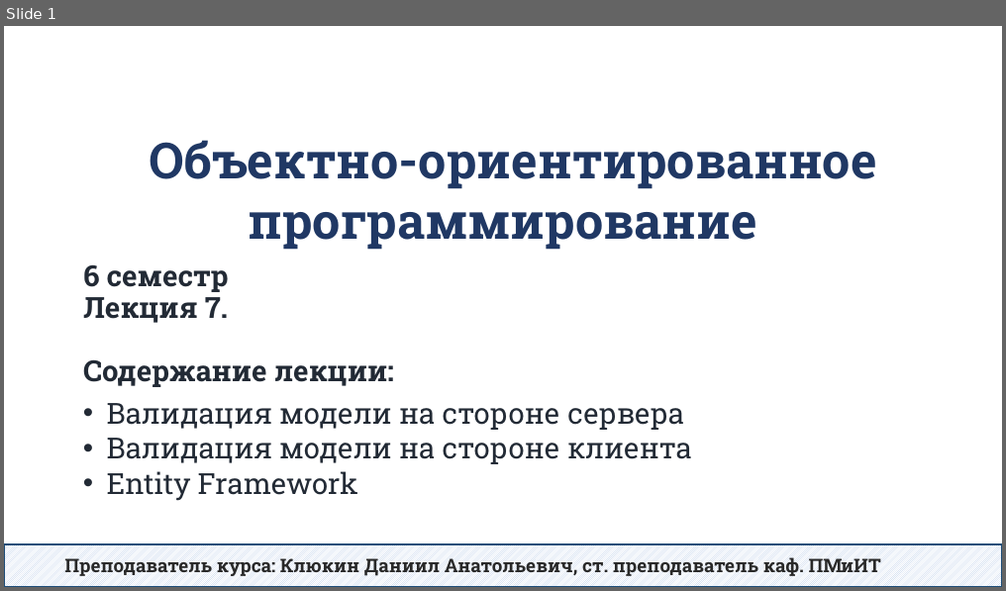
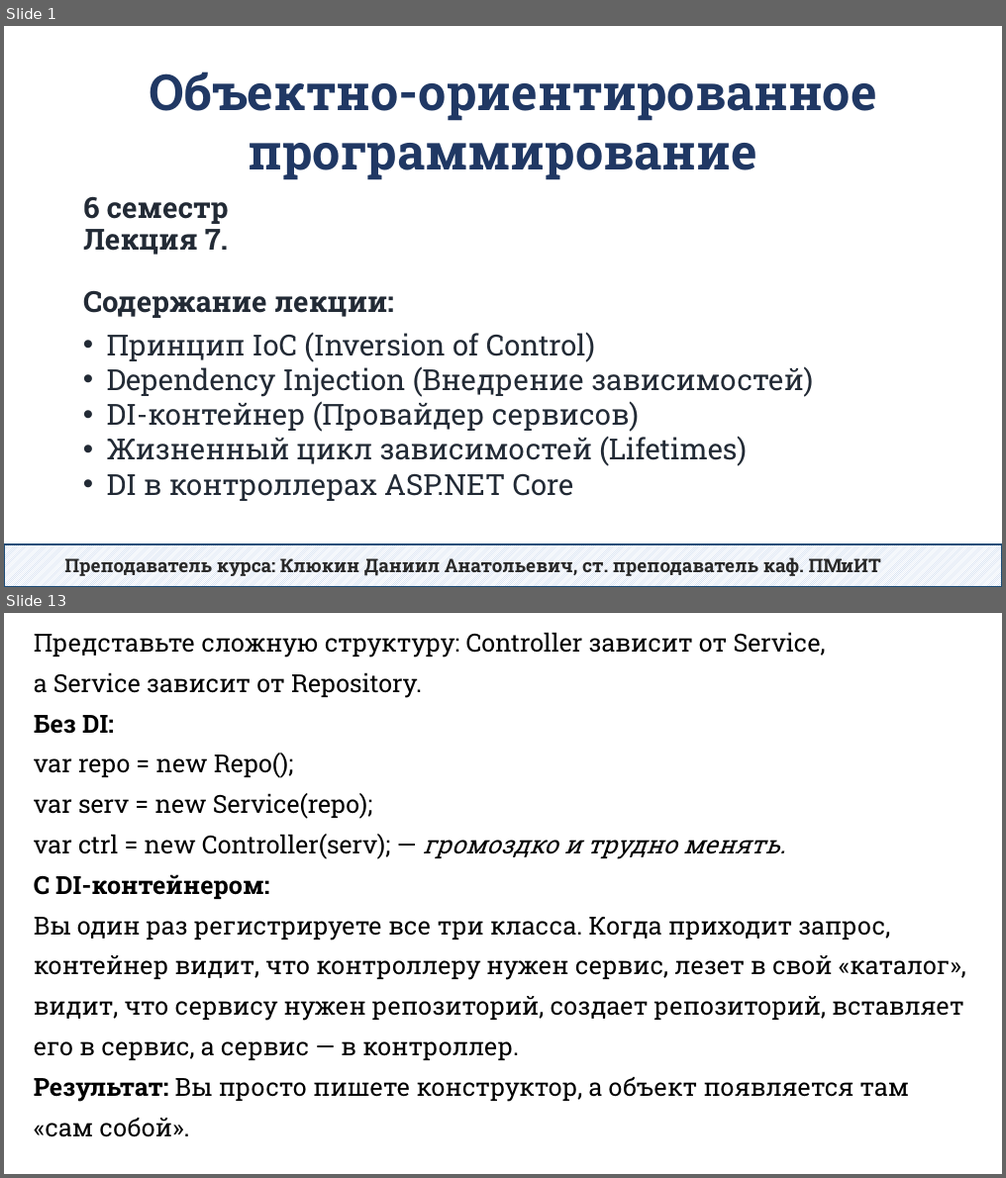
Before and after one commit to DaniilKlyukin/OOP-6, a slide deck: Лекции/ООП 2 лек 7.pptx. Shown one above the other, each under a label of ours: slide 1 before the commit, slides 1 and 13 after it; the slides between them are not shown. The pictures are 1006x591 and 1006x1178 pixels, drawn with LibreOffice and Linux fonts; fonts in the diff are those of the drawing. Boxes give left, top, right and bottom in pixels: in the first picture for what was removed or moved away, otherwise in the second. Text is boxed around its words. In the diff, an @@ line names an element or a change of style, - is before the commit and + after.

```diff
--- a/Лекции/ООП 2 лек 7.pptx
+++ b/Лекции/ООП 2 лек 7.pptx
@@ slide 13 added at (4, 613, 1002, 1174), background #FFFFFF @@
@@ text added at (34, 632, 966, 1138), 24 pt, text #000000 @@
+Представьте сложную структуру: Controller зависит от Service, а Service зависит от Repository.
+Без DI:
+var repo = new Repo();
+var serv = new Service(repo);
+var ctrl = new Controller(serv); — громоздко и трудно менять.
+С DI-контейнером:
+Вы один раз регистрируете все три класса. Когда приходит запрос, контейнер видит, что контроллеру нужен сервис, лезет в свой «каталог», видит, что сервису нужен репозиторий, создает репозиторий, вставляет его в сервис, а сервис — в контроллер.
+Результат: Вы просто пишете конструктор, а объект появляется там «сам собой».
@@ slide 1 changed as well @@
@@ text "Объектно-ориентированное программирование": place and size @@
-text "Объектно-ориентированное программирование" at (149, 140, 876, 250)
+text "Объектно-ориентированное программирование" at (149, 72, 876, 180)
@@ title "6 семестр Лекция 7. Содержание ...": place and size @@
-title "6 семестр Лекция 7. Содержание ..." at (83, 265, 394, 387)
+title "6 семестр Лекция 7. Содержание ..." at (83, 196, 394, 318)
@@ text at (107, 332, 813, 501): text changed @@
-• Валидация модели на стороне сервера
-• Валидация модели на стороне клиента
-• Entity Framework
+• Принцип IoC (Inversion of Control)
+• Dependency Injection (Внедрение зависимостей)
+• DI-контейнер (Провайдер сервисов)
+• Жизненный цикл зависимостей (Lifetimes)
+• DI в контроллерах ASP.NET Core
```
Also in this commit, not shown: 25 other slides added, 47 slides removed.
